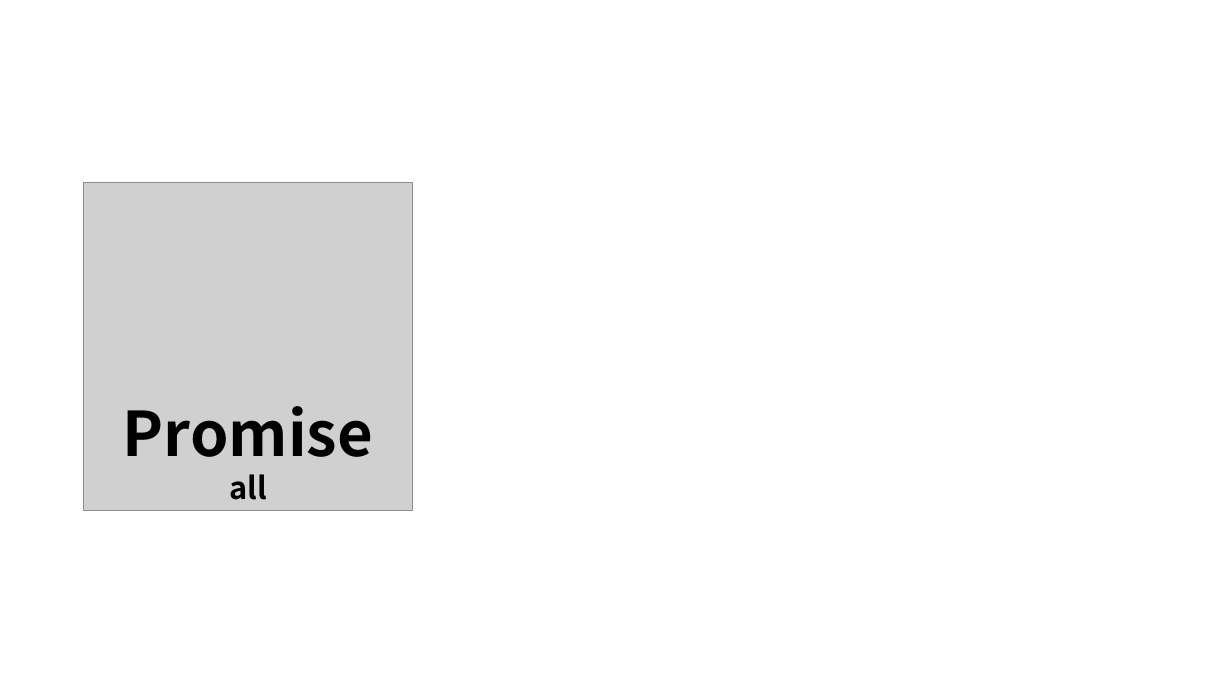
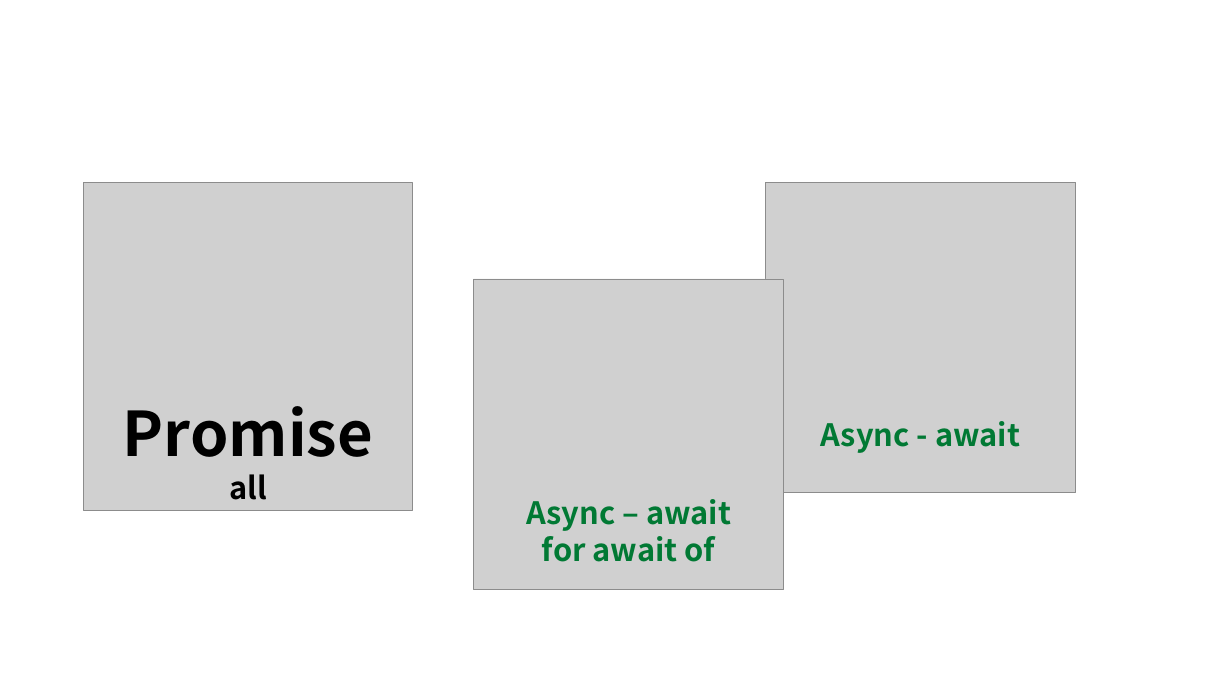
Before and after one commit to Seokhyeon-Park/icon-for-blog, a slide deck: slide 9 of icon.pptx. Drawn at 1232x693 pixels with LibreOffice and Linux fonts; fonts in the diff are those of the drawing; grey boxes stand for pictures. Boxes give left, top, right and bottom in pixels: in the first picture for what was removed or moved away, otherwise in the second. Text is boxed around its words. In the diff, an @@ line names an element or a change of style, - is before the commit and + after.

```diff
--- a/icon.pptx
+++ b/icon.pptx
@@ picture added at box(765, 182, 1076, 493) @@
@@ picture added at box(473, 279, 784, 590) @@
@@ text added at box(821, 421, 1020, 453), 24 pt, text #017934, bold @@
+Async - await
@@ text added at box(526, 499, 731, 562), 24 pt, text #017934, bold @@
+Async – await
+for await of
```
Also in this commit, not shown: 2 slides added, 1 slide removed.
